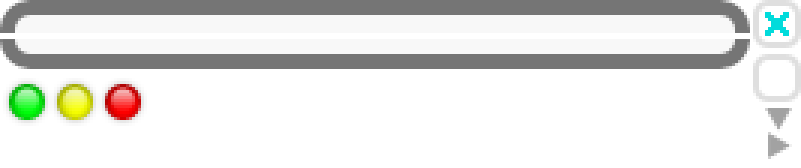
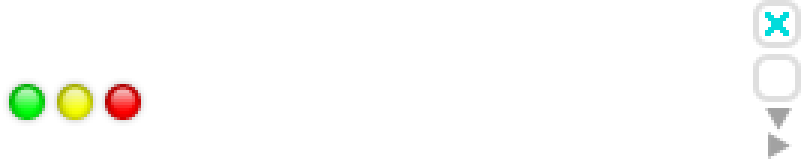
Before/after of a 801 x 168 layered artwork. What changed in the layer stack:
removed layer "Layer 2" over [0, 39, 750, 69]
removed layer "Dropdown list" over [0, 0, 750, 33]
